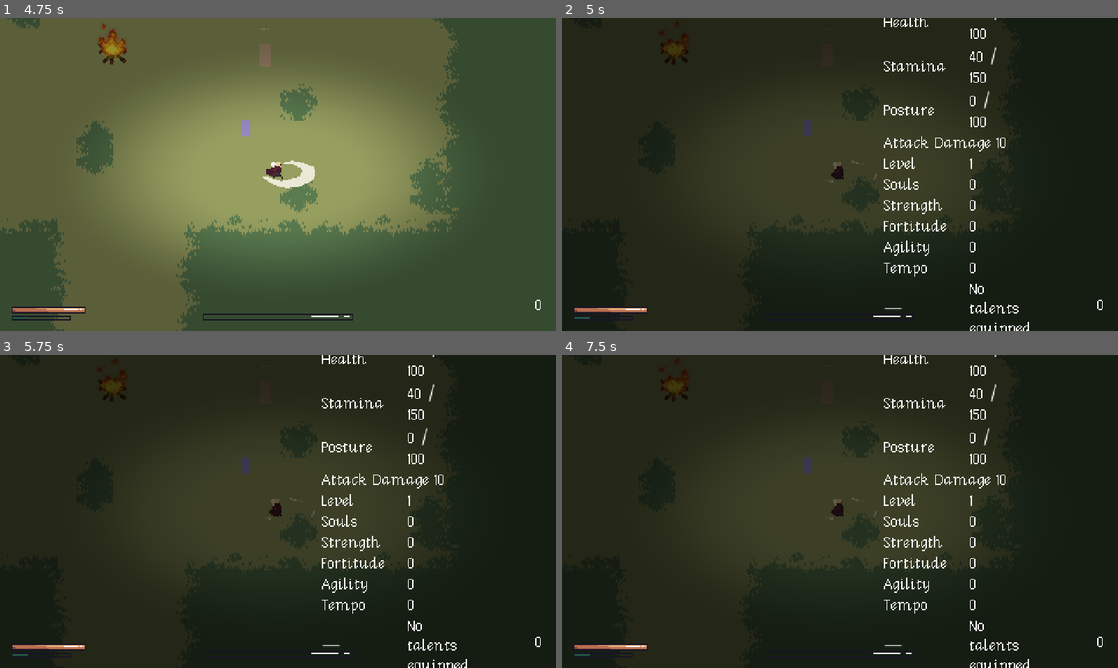
Above: before the commit, frames 1-4 (two rows, left to right).
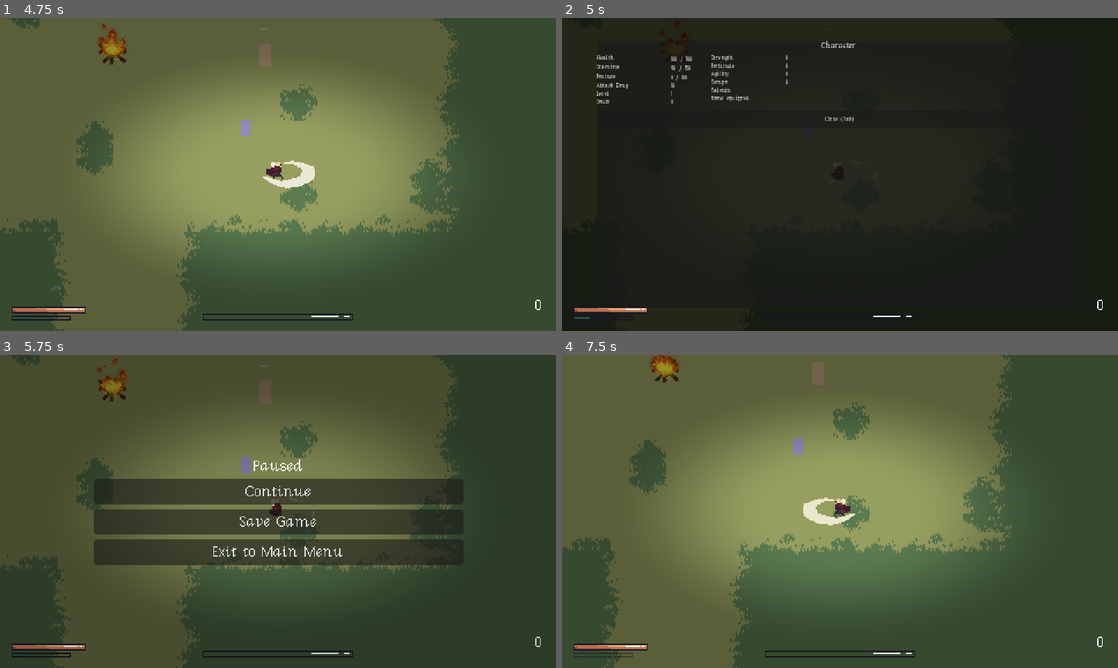
Above: after the commit, the same moments.

Repository: vyskof/parrybound
Game: Godot game, scene res://ui/main_menu.tscn
Same seed, same stepped clock (60 frames per second), same inputs: the game is played once before the commit and once after it.
Inputs (mouse positions are in pixels of both pictures, inside the frame that each line leads up to):
- Up to frame 1 (4.75 s): click "New Game" at 0.5 s; tap Enter at 1.25 s; move the mouse to (400, 158) at 1.27 s; hold Right (ui_right) 1.28-2.03 s; click (400, 158) at 1.35 s; tap Space (dodge) at 2, 2.85 s; move the mouse to (166, 190) at 2.02 s; hold Down (ui_down) 2.03-2.78 s; click (166, 190) at 2.1 s; move the mouse to (333, 105) at 2.77 s; hold Right (ui_right) 2.78-3.53 s; click (333, 105) at 3.05 s; move the mouse to (250, 237) at 3.52 s; hold Up (ui_up) 3.53-4.28 s; tap Shift (fast_move) at 3.6 s; click (250, 237) at 3.8 s; move the mouse to (444, 221) at 4.27 s; hold Left (ui_left) from 4.28 s (still down); hold E (interact) from 4.28 s (still down); click (444, 221) at 4.55 s
- Up to frame 2 (5 s): keep holding Left (ui_left); keep holding E (interact); tap Tab (character_menu) at 4.9 s
- Up to frame 3 (5.75 s): keep holding Left (ui_left); move the mouse to (111, 464) at 5.02 s; release E (interact) at 5.03 s; right-click (111, 464) at 5.1 s; click (111, 464) at 5.3 s; tap Escape (ui_cancel) at 5.65 s
- Up to frame 4 (7.5 s): release Left (ui_left) at 5.75 s; click (840, 492) at 5.75 s, where only the run after the commit has a clickable "Continue"; move the mouse to (867, 511) at 6.52 s; hold Down (ui_down) 6.53-7.28 s; click (867, 511) at 6.6 s; move the mouse to (756, 433) at 7.27 s; hold Right (ui_right) from 7.28 s (still down); click (756, 433) at 7.35 s

Frame 1 is identical in both runs. In frame 2, 3.9% of the frame differs, in the area x 6-84%, y 0-100%; in frame 3, 84%; in frame 4, 99%, in the area x 0-100%, y 0-100%.

Commit message:
provizorni fix tab menu

Diff:
--- a/ui/character_menu.gd
+++ b/ui/character_menu.gd
@@ -2,61 +2,108 @@
 
 signal closed
 
-@onready var _stats_list:  VBoxContainer = $VBoxContainer/StatsList
-@onready var _attr_list:   VBoxContainer = $VBoxContainer/AttributeList
-@onready var _talent_list: VBoxContainer = $VBoxContainer/TalentList
-@onready var _close_button: Button        = $VBoxContainer/CloseButton
+const FONT_SIZE_TITLE := 8
+const FONT_SIZE_ROW    := 6
 
 var _player: Character
+var _panel: PanelContainer
 
 func _ready() -> void:
 	process_mode = Node.PROCESS_MODE_ALWAYS
 	get_tree().paused = true
-	_close_button.pressed.connect(_on_close_pressed)
+	_panel = PanelContainer.new()
+	_panel.anchor_left   = 0.0
+	_panel.anchor_top    = 0.0
+	_panel.anchor_right  = 1.0
+	_panel.anchor_bottom = 1.0
+	_panel.offset_left   = 30
+	_panel.offset_top    = 20
+	_panel.offset_right  = -30
+	_panel.offset_bottom = -20
+	add_child(_panel)
 
 func setup(player: Character) -> void:
 	_player = player
 	_rebuild()
 
+func _unhandled_input(event: InputEvent) -> void:
+	if event.is_action_pressed("character_menu") or event.is_action_pressed("ui_cancel"):
+		_on_close_pressed()
+
 func _rebuild() -> void:
-	for child in _stats_list.get_children():
+	for child in _panel.get_children():
 		child.queue_free()
-	for child in _attr_list.get_children():
-		child.queue_free()
-	for child in _talent_list.get_children():
-		child.queue_free()
-
 	if not _player or not _player.stats:
 		return
 
-	_add_row(_stats_list, "Health",  "%d / %d" % [roundi(_player.stats.health), roundi(_player.stats.max_health)])
-	_add_row(_stats_list, "Stamina", "%d / %d" % [roundi(_player.stats.stamina), roundi(_player.stats.max_stamina)])
-	_add_row(_stats_list, "Posture", "%d / %d" % [roundi(_player.stats.posture), roundi(_player.stats.max_posture)])
-	_add_row(_stats_list, "Attack Damage", "%d" % roundi(_player.get_current_attack_damage()))
-	_add_row(_stats_list, "Level", "%d" % GameManager.get_level())
-	_add_row(_stats_list, "Souls", "%d" % GameManager.get_souls())
+	var outer := VBoxContainer.new()
+	outer.add_theme_constant_override("separation", 4)
+	_panel.add_child(outer)
+
+	var title := Label.new()
+	title.text = "Character"
+	title.horizontal_alignment = HORIZONTAL_ALIGNMENT_CENTER
+	title.add_theme_font_size_override("font_size", FONT_SIZE_TITLE)
+	outer.add_child(title)
+
+	var columns := HBoxContainer.new()
+	columns.add_theme_constant_override("separation", 16)
+	outer.add_child(columns)
+
+	var left := VBoxContainer.new()
+	left.add_theme_constant_override("separation", 1)
+	columns.add_child(left)
+
+	_add_row(left, "Health",  "%d / %d" % [roundi(_player.stats.health), roundi(_player.stats.max_health)])
+	_add_row(left, "Stamina", "%d / %d" % [roundi(_player.stats.stamina), roundi(_player.stats.max_stamina)])
+	_add_row(left, "Posture", "%d / %d" % [roundi(_player.stats.posture), roundi(_player.stats.max_posture)])
+	_add_row(left, "Attack Dmg", "%d" % roundi(_player.get_current_attack_damage()))
+	_add_row(left, "Level", "%d" % GameManager.get_level())
+	_add_row(left, "Souls", "%d" % GameManager.get_souls())
+
+	var right := VBoxContainer.new()
+	right.add_theme_constant_override("separation", 1)
+	columns.add_child(right)
 
 	for attr_name in ["strength", "fortitude", "agility", "tempo"]:
-		_add_row(_attr_list, attr_name.capitalize(), "%d" % GameManager.get_attribute_level(attr_name))
+		_add_row(right, attr_name.capitalize(), "%d" % GameManager.get_attribute_level(attr_name))
+
+	var talent_title := Label.new()
+	talent_title.text = "Talents:"
+	talent_title.add_theme_font_size_override("font_size", FONT_SIZE_ROW)
+	right.add_child(talent_title)
 
 	var equipped := GameManager.get_equipped_talents()
 	if equipped.is_empty():
-		_add_row(_talent_list, "—", "No talents equipped")
+		var none_label := Label.new()
+		none_label.text = "None equipped"
+		none_label.add_theme_font_size_override("font_size", FONT_SIZE_ROW)
+		right.add_child(none_label)
 	for talent_id in equipped:
 		var def := GameManager.get_talent_def(talent_id)
 		if def.is_empty():
 			continue
-		_add_row(_talent_list, def.name, def.desc)
+		var t_label := Label.new()
+		t_label.text = def.name
+		t_label.add_theme_font_size_override("font_size", FONT_SIZE_ROW)
+		right.add_child(t_label)
+
+	var close_button := Button.new()
+	close_button.text = "Close (Tab)"
+	close_button.add_theme_font_size_override("font_size", FONT_SIZE_ROW)
+	close_button.pressed.connect(_on_close_pressed)
+	outer.add_child(close_button)
 
 func _add_row(parent: VBoxContainer, label_text: String, value_text: String) -> void:
 	var row := HBoxContainer.new()
 	var label := Label.new()
 	label.text = label_text
-	label.custom_minimum_size = Vector2(70, 0)
+	label.custom_minimum_size = Vector2(60, 0)
+	label.add_theme_font_size_override("font_size", FONT_SIZE_ROW)
 	row.add_child(label)
 	var value := Label.new()
 	value.text = value_text
-	value.autowrap_mode = TextServer.AUTOWRAP_WORD
+	value.add_theme_font_size_override("font_size", FONT_SIZE_ROW)
 	row.add_child(value)
 	parent.add_child(row)
 
--- a/ui/character_menu.tscn
+++ b/ui/character_menu.tscn
@@ -12,30 +12,3 @@
 grow_horizontal = 2
 grow_vertical = 2
 color = Color(0, 0, 0, 0.6)
-
-[node name="VBoxContainer" type="VBoxContainer" parent="." unique_id=605125967]
-anchors_preset = 11
-anchor_left = 1.0
-anchor_right = 1.0
-anchor_bottom = 1.0
-offset_left = -202.0
-grow_horizontal = 0
-grow_vertical = 2
-
-[node name="Label" type="Label" parent="VBoxContainer" unique_id=773828788]
-layout_mode = 2
-text = "Character"
-horizontal_alignment = 1
-
-[node name="StatsList" type="VBoxContainer" parent="VBoxContainer" unique_id=835244916]
-layout_mode = 2
-
-[node name="AttributeList" type="VBoxContainer" parent="VBoxContainer" unique_id=1922214229]
-layout_mode = 2
-
-[node name="TalentList" type="VBoxContainer" parent="VBoxContainer" unique_id=655052871]
-layout_mode = 2
-
-[node name="CloseButton" type="Button" parent="VBoxContainer" unique_id=445046333]
-layout_mode = 2
-text = "Close"
--- a/ui/pause_menu.gd
+++ b/ui/pause_menu.gd
@@ -1,4 +1,5 @@
 class_name PauseMenu extends CanvasLayer
+
 
 func _ready() -> void:
 	Engine.time_scale = 1.0
@@ -6,6 +7,10 @@
 	$VBoxContainer/ContinueButton.pressed.connect(_on_continue_pressed)
 	$VBoxContainer/SaveButton.pressed.connect(_on_save_pressed)
 	$VBoxContainer/QuitButton.pressed.connect(_on_quit_pressed)
+
+func _unhandled_input(event: InputEvent) -> void:
+	if event.is_action_pressed("ui_cancel"):
+		_on_continue_pressed()
 
 func _on_continue_pressed() -> void:
 	get_tree().paused = false
